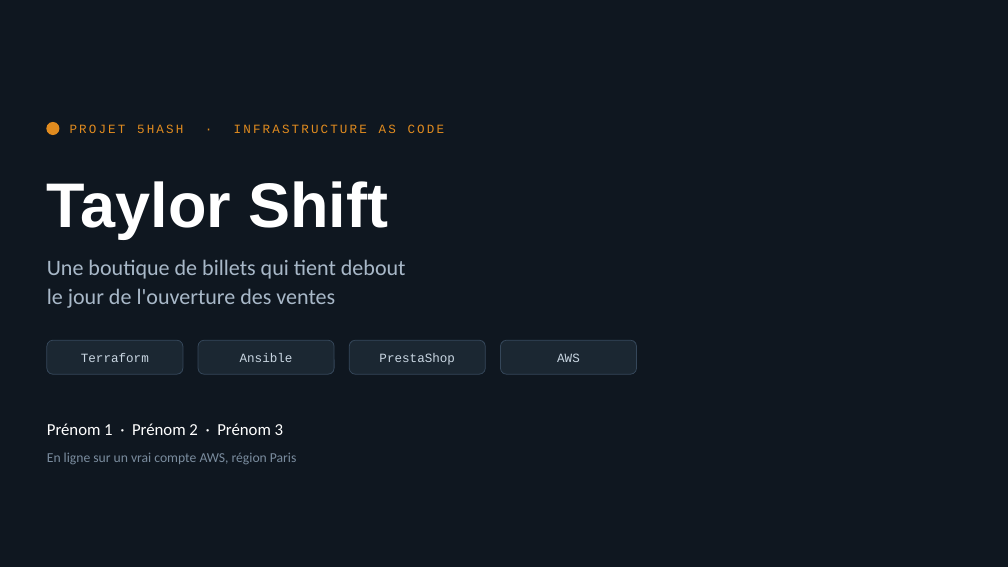
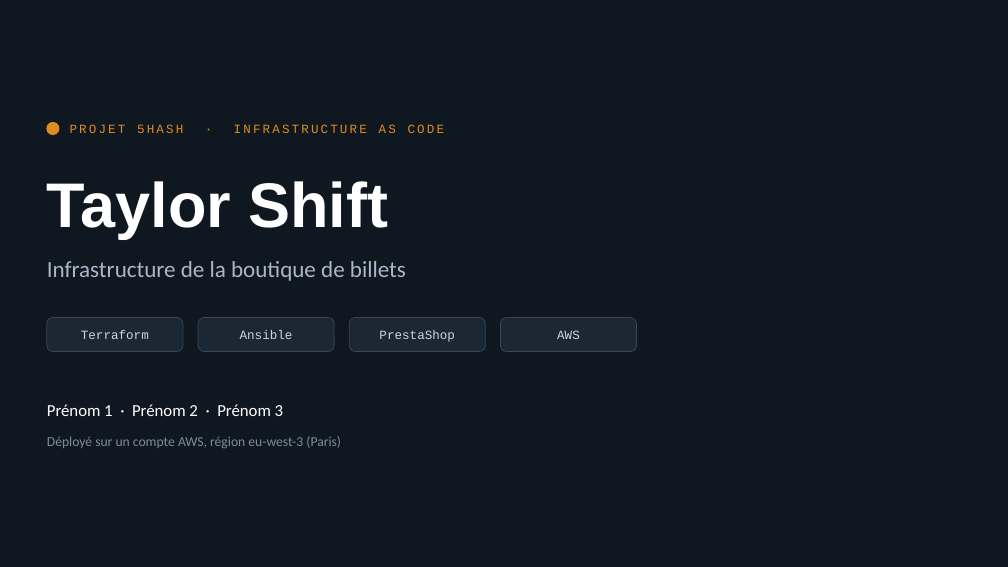
Before and after one commit to rayenebnt/5HASH, a slide deck: slide 1 of docs/soutenance-5hash.pptx. Drawn at 1008x567 pixels with LibreOffice and Linux fonts; fonts in the diff are those of the drawing. Boxes give left, top, right and bottom in pixels: in the first picture for what was removed or moved away, otherwise in the second. Text is boxed around its words. In the diff, an @@ line names an element or a change of style, - is before the commit and + after.

```diff
--- a/docs/soutenance-5hash.pptx
+++ b/docs/soutenance-5hash.pptx
@@ text at [47,261,406,281]: text changed; size 21 to 22 pt @@
-Une boutique de billets qui tient debout
-le jour de l'ouverture des ventes
+Infrastructure de la boutique de billets
@@ 5 texts, 4 rounded rectangles: place and size @@
-5 texts, 4 rounded rectangles at [47,340,637,435]
+5 texts, 4 rounded rectangles at [47,318,637,416]
@@ text at [47,436,341,448]: text changed @@
-En ligne sur un vrai compte AWS, région Paris
+Déployé sur un compte AWS, région eu-west-3 (Paris)
```
Also in this commit, not shown: 10 other slides changed, 1 slide added, 1 slide removed, 2 other files.
